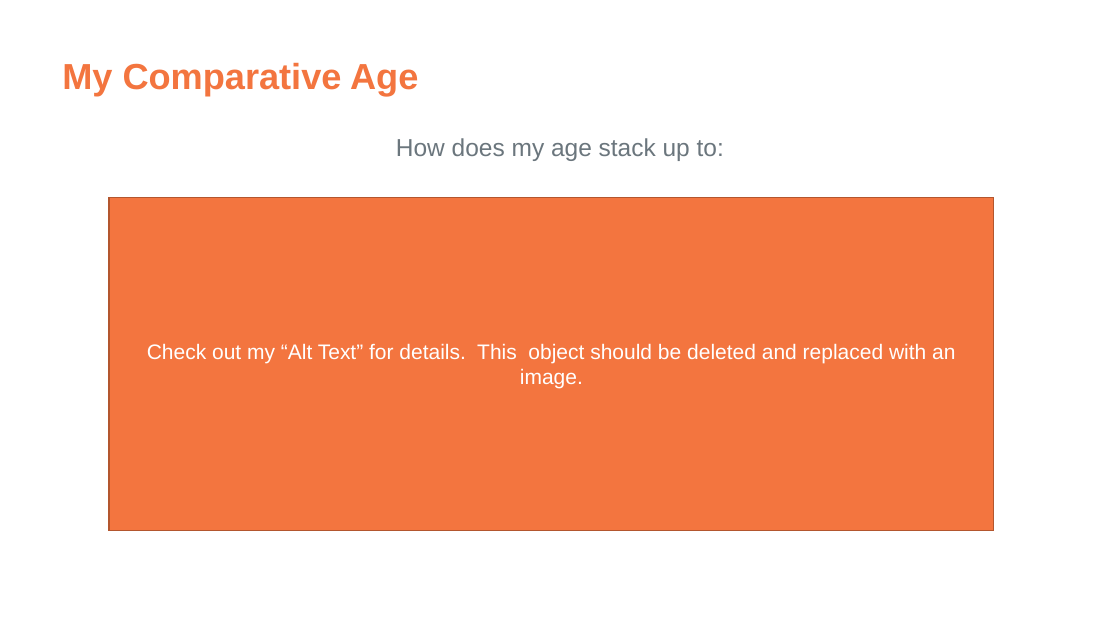
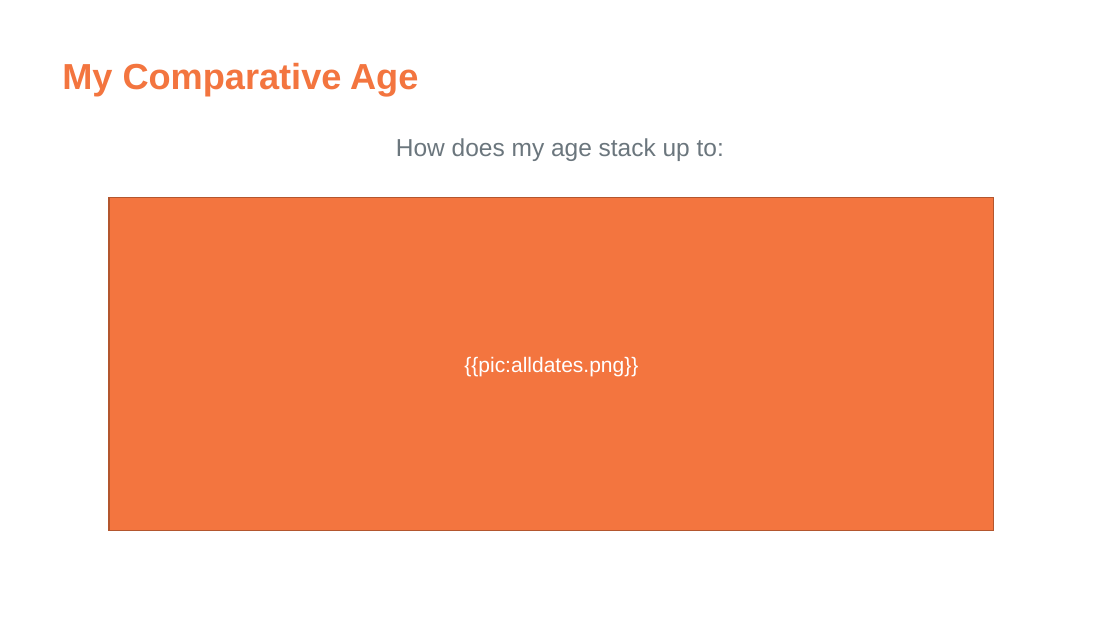
Before and after one commit to tdcoa/sql, a slide deck: slide 1 of sets/demo/AgeReport.pptx. Drawn at 1120x630 pixels with LibreOffice and Linux fonts; fonts in the diff are those of the drawing; background and template pictures are left out. Boxes give left, top, right and bottom in pixels: in the first picture for what was removed or moved away, otherwise in the second. Text is boxed around its words. In the diff, an @@ line names an element or a change of style, - is before the commit and + after.

```diff
--- a/sets/demo/AgeReport.pptx
+++ b/sets/demo/AgeReport.pptx
@@ text in rectangle at [464,356,638,376]: text changed @@
-Check out my “Alt Text” for details. This object should be deleted and replaced with an image.
+{{pic:alldates.png}}
```
Also in this commit, not shown: 1 other slide changed, 4 other files.
